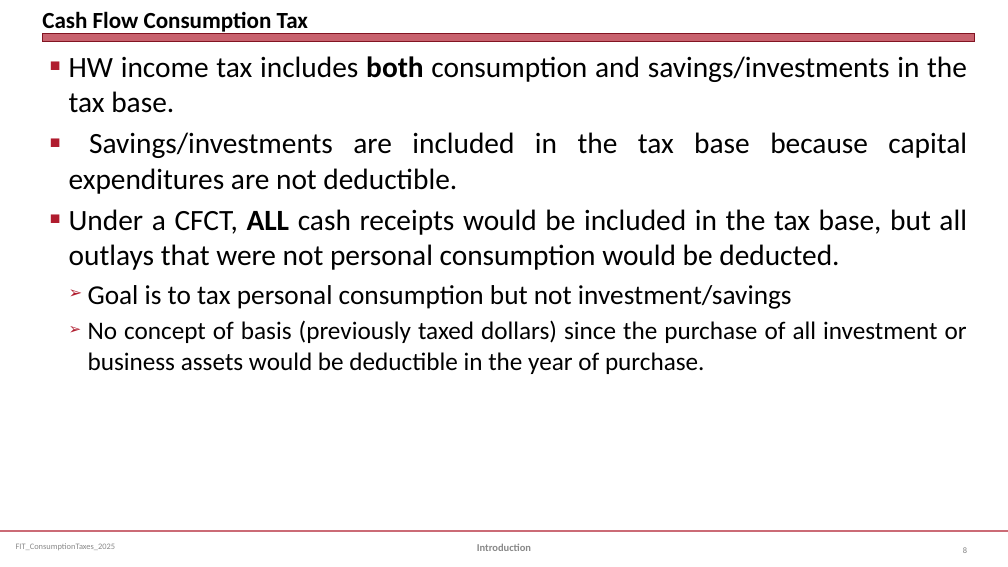
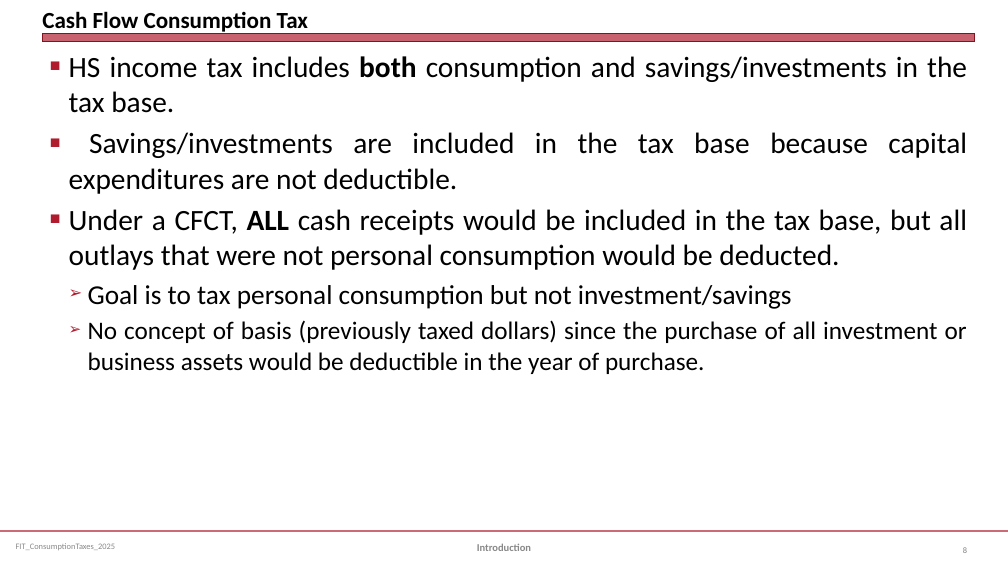
Before and after one commit to jmc877/Fed-Income-Tax, a slide deck: slide 8 of slides/FIT_ConsumptionTaxes_2025S.pptx. Drawn at 1008x567 pixels with LibreOffice and Linux fonts; fonts in the diff are those of the drawing. Boxes give left, top, right and bottom in pixels: in the first picture for what was removed or moved away, otherwise in the second. Text is boxed around its words. In the diff, an @@ line names an element or a change of style, - is before the commit and + after.

```diff
--- a/slides/FIT_ConsumptionTaxes_2025S.pptx
+++ b/slides/FIT_ConsumptionTaxes_2025S.pptx
@@ text at bbox=[69, 56, 967, 113]: text changed @@
-■ HW income tax includes both consumption and savings/investments in the tax base.
+■ HS income tax includes both consumption and savings/investments in the tax base.
```
Also in this commit, not shown: 3 other slides changed, 2 other files.
